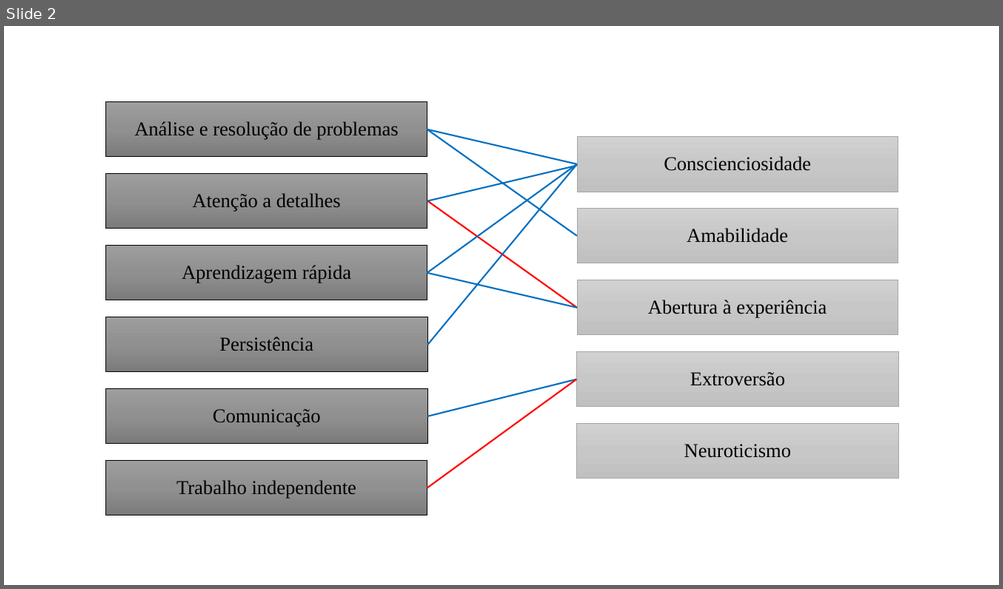
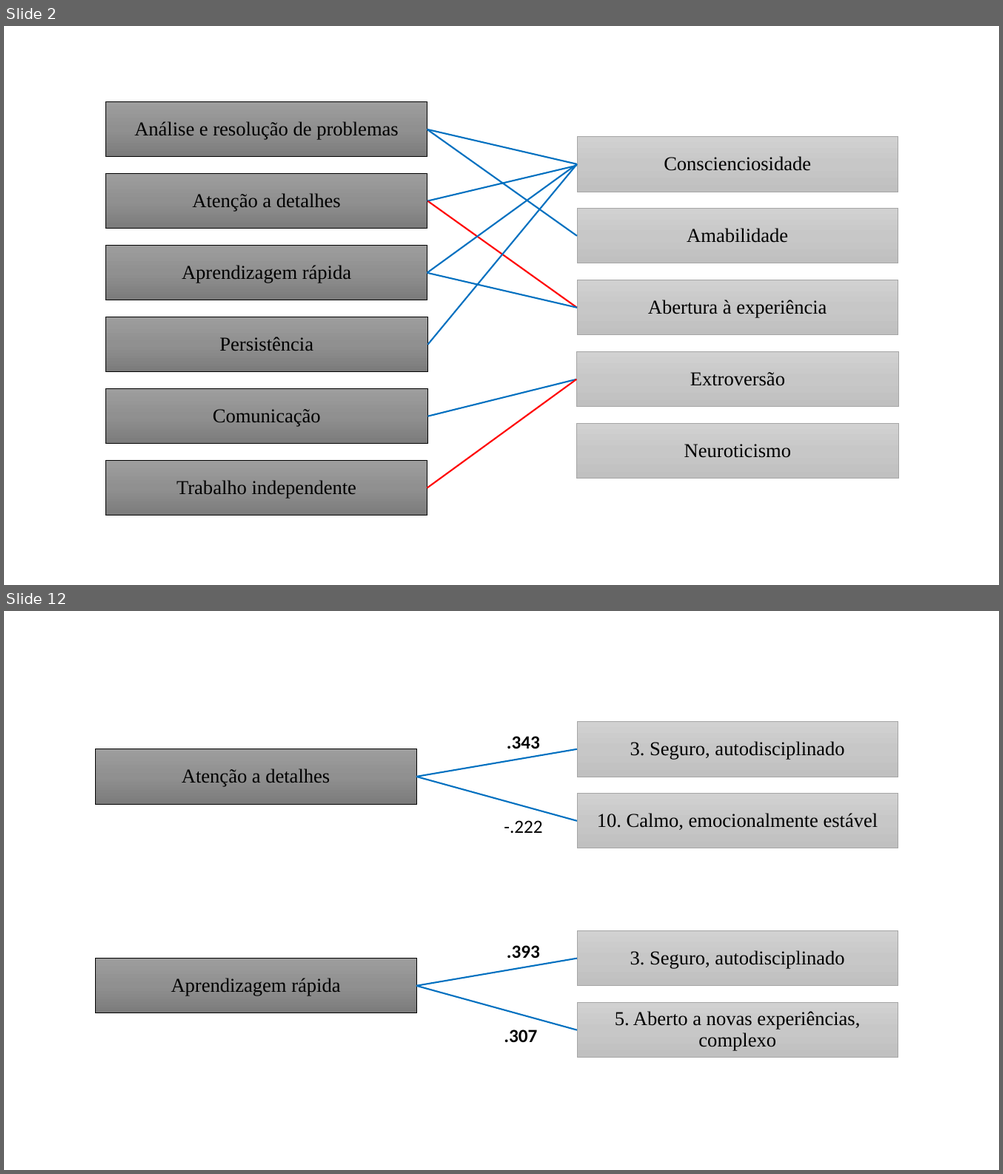
Before and after one commit to mhelynne/Dissertation, a slide deck: ppts/gerenciamento mapeamento.pptx. Shown one above the other, each under a label of ours: slide 2 before the commit, slides 2 and 12 after it; the slides between them are not shown. The pictures are 1003x589 and 1003x1174 pixels, drawn with LibreOffice and Linux fonts; fonts in the diff are those of the drawing. Boxes give left, top, right and bottom in pixels: in the first picture for what was removed or moved away, otherwise in the second. Text is boxed around its words. In the diff, an @@ line names an element or a change of style, - is before the commit and + after.

```diff
--- a/ppts/gerenciamento mapeamento.pptx
+++ b/ppts/gerenciamento mapeamento.pptx
@@ slide 12 added at (x1=4, y1=611, x2=999, y2=1170), background #FFFFFF @@
@@ text added at (x1=506, y1=736, x2=540, y2=749), 18 pt, text #000000, bold @@
+.343
@@ rectangle added at (x1=577, y1=722, x2=898, y2=777), fill gradient #D2D2D2 to #C8C8C8 to #C0C0C0, outline #A5A5A5 0.5 pt @@
@@ rectangle added at (x1=577, y1=722, x2=898, y2=777), fill gradient #D2D2D2 to #C8C8C8 to #C0C0C0, outline #A5A5A5 0.5 pt, 19 pt, text #000000 @@
+3. Seguro, autodisciplinado
@@ rectangle added at (x1=95, y1=749, x2=416, y2=804), fill gradient #9D9D9D to #909090 to #7C7C7C, outline #000000 0.5 pt @@
@@ rectangle added at (x1=95, y1=749, x2=416, y2=804), fill gradient #9D9D9D to #909090 to #7C7C7C, outline #000000 0.5 pt, 19 pt, text #000000 @@
+Atenção a detalhes
@@ line added from (417, 777) to (577, 749), #0070C0 1.5 pt @@
@@ line added from (417, 777) to (577, 821), #0070C0 1.5 pt @@
@@ rectangle added at (x1=577, y1=794, x2=898, y2=849), fill gradient #D2D2D2 to #C8C8C8 to #C0C0C0, outline #A5A5A5 0.5 pt @@
@@ rectangle added at (x1=577, y1=794, x2=898, y2=849), fill gradient #D2D2D2 to #C8C8C8 to #C0C0C0, outline #A5A5A5 0.5 pt, 19 pt, text #000000 @@
+10. Calmo, emocionalmente estável
@@ text added at (x1=504, y1=820, x2=542, y2=833), 18 pt, text #000000 @@
+-.222
@@ rectangle added at (x1=577, y1=931, x2=898, y2=986), fill gradient #D2D2D2 to #C8C8C8 to #C0C0C0, outline #A5A5A5 0.5 pt @@
@@ rectangle added at (x1=577, y1=931, x2=898, y2=986), fill gradient #D2D2D2 to #C8C8C8 to #C0C0C0, outline #A5A5A5 0.5 pt, 19 pt, text #000000 @@
+3. Seguro, autodisciplinado
@@ rectangle added at (x1=95, y1=959, x2=416, y2=1014), fill gradient #9D9D9D to #909090 to #7C7C7C, outline #000000 0.5 pt @@
@@ rectangle added at (x1=95, y1=959, x2=416, y2=1014), fill gradient #9D9D9D to #909090 to #7C7C7C, outline #000000 0.5 pt, 19 pt, text #000000 @@
+Aprendizagem rápida
@@ line added from (417, 986) to (577, 959), #0070C0 1.5 pt @@
@@ text added at (x1=506, y1=945, x2=540, y2=958), 18 pt, text #000000, bold @@
+.393
@@ line added from (417, 986) to (577, 1031), #0070C0 1.5 pt @@
@@ rectangle added at (x1=577, y1=1002, x2=898, y2=1058), fill gradient #D2D2D2 to #C8C8C8 to #C0C0C0, outline #A5A5A5 0.5 pt @@
@@ rectangle added at (x1=577, y1=1002, x2=898, y2=1058), fill gradient #D2D2D2 to #C8C8C8 to #C0C0C0, outline #A5A5A5 0.5 pt, 19 pt, text #000000 @@
+5. Aberto a novas experiências, complexo
@@ text added at (x1=504, y1=1030, x2=537, y2=1042), 18 pt, text #000000, bold @@
+.307
```
Also in this commit, not shown: 10 other slides added, 13 other files.
